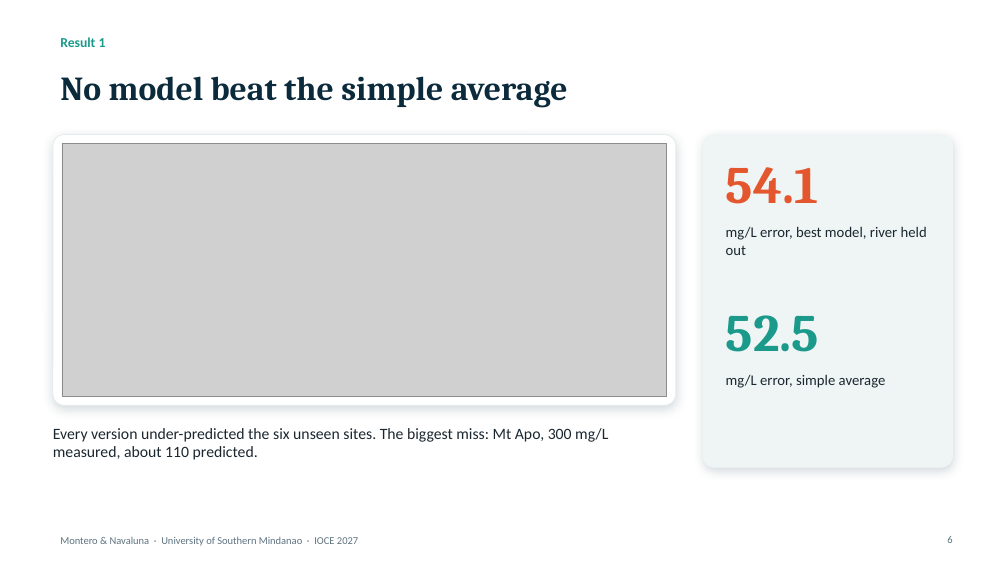
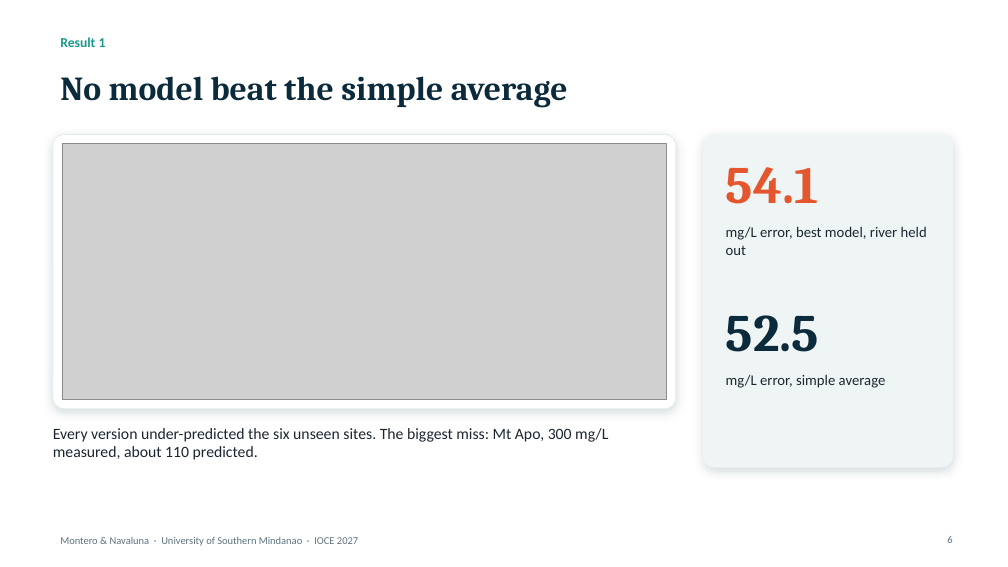
Before and after one commit to monteropeterdominic-arch/Mindanao-Basin-TDSPM, a slide deck: slide 6 of presentation/Montero_Navaluna_IOCE2027_slides.pptx. Drawn at 1008x567 pixels with LibreOffice and Linux fonts; fonts in the diff are those of the drawing; grey boxes stand for pictures; background and template pictures are left out. Boxes give left, top, right and bottom in pixels: in the first picture for what was removed or moved away, otherwise in the second. Text is boxed around its words. In the diff, an @@ line names an element or a change of style, - is before the commit and + after.

Commit message:
Slides and poster: clean workflow diagram, larger figures, single palette

```diff
--- a/presentation/Montero_Navaluna_IOCE2027_slides.pptx
+++ b/presentation/Montero_Navaluna_IOCE2027_slides.pptx
@@ rounded rectangle: place and size @@
-rounded rectangle at <box>53,135,676,405</box>
+rounded rectangle at <box>53,135,676,409</box>
@@ rounded rectangle at <box>53,135,676,409</box>: proportions changed @@
@@ picture: place and size @@
-picture at <box>62,144,667,396</box>
+picture at <box>62,144,667,400</box>
@@ text "52.5" at <box>726,315,819,352</box>: text colour #1B998B to #0B2A3C @@
```
Also in this commit, not shown: 9 other slides changed, 6 other files.
